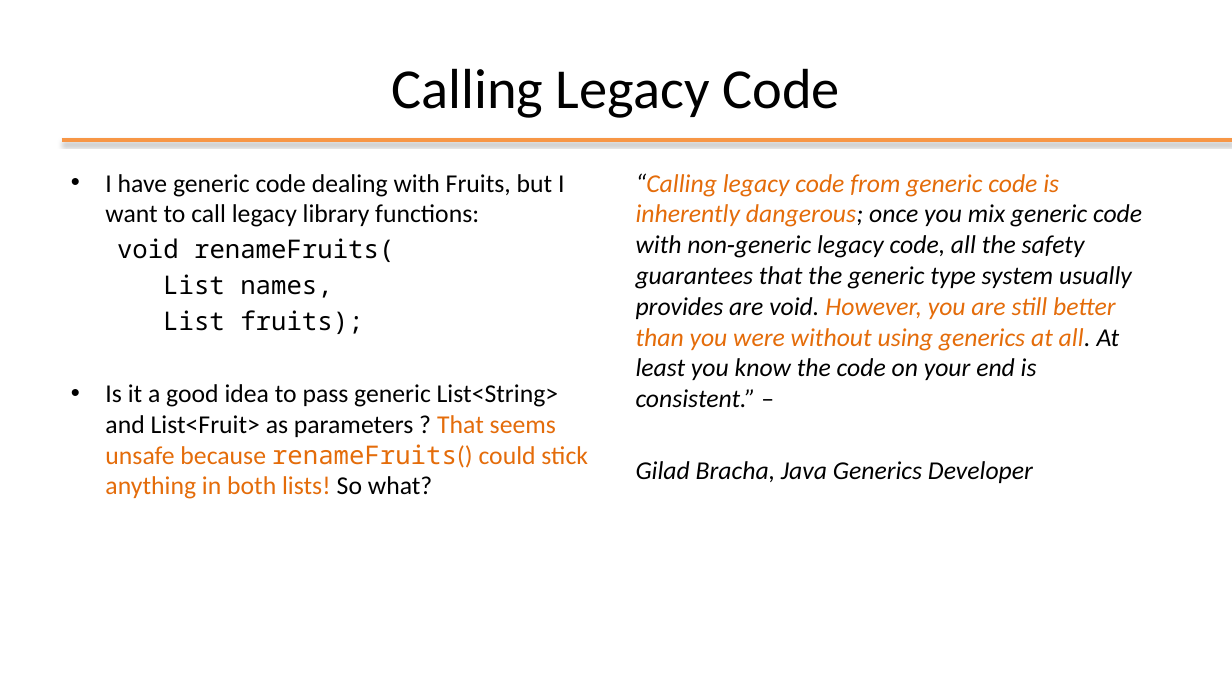
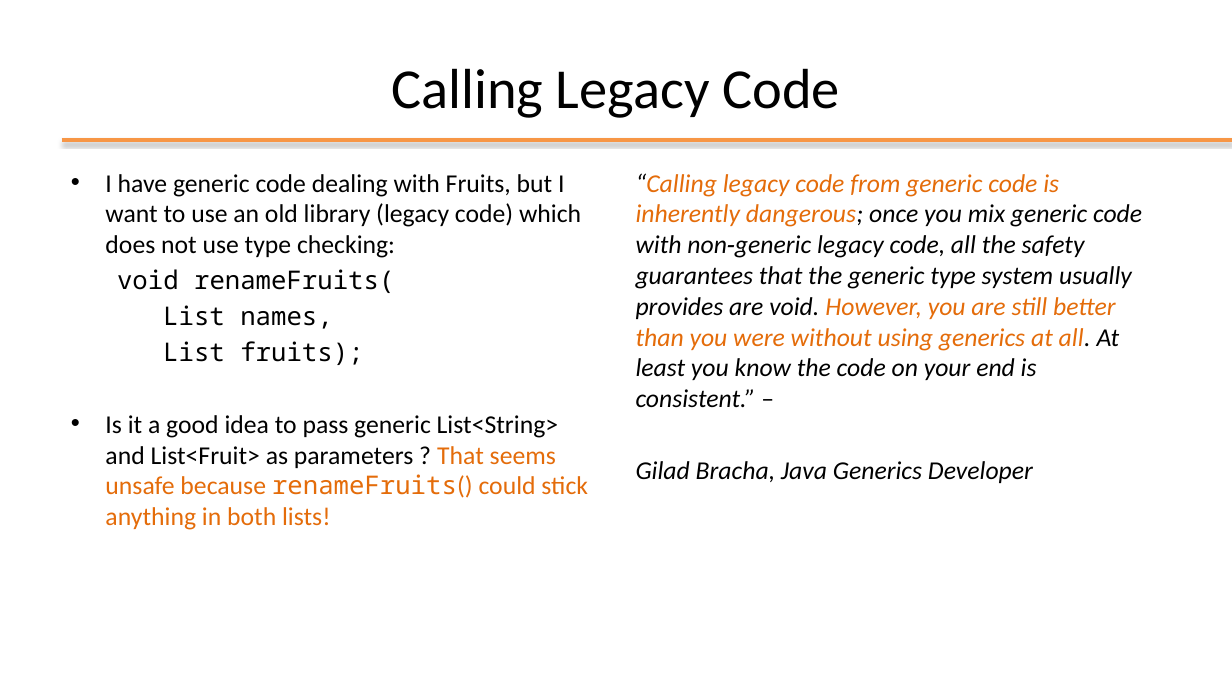
Before and after one commit to plctechnician/ooprogramming, a slide deck: slide 22 of java/slides/ppt/05 - Java Generic Data Structures.pptx (slide 20 before the commit). Drawn at 1232x693 pixels with LibreOffice and Linux fonts; fonts in the diff are those of the drawing; background and template pictures are left out. Boxes give left, top, right and bottom in pixels: in the first picture for what was removed or moved away, otherwise in the second. Text is boxed around its words. In the diff, an @@ line names an element or a change of style, - is before the commit and + after.

```diff
--- a/java/slides/ppt/05 - Java Generic Data Structures.pptx
+++ b/java/slides/ppt/05 - Java Generic Data Structures.pptx
@@ text at box(105, 174, 581, 258): text changed @@
-• I have generic code dealing with Fruits, but I want to call legacy library functions:
+• I have generic code dealing with Fruits, but I want to use an old library (legacy code) which does not use type checking:
@@ text at box(105, 415, 588, 530): text changed; text colour #000000 to #E46C0A @@
-• Is it a good idea to pass generic List<String> and List<Fruit> as parameters ? That seems unsafe because renameFruits() could stick anything in both lists! So what?
+• Is it a good idea to pass generic List<String> and List<Fruit> as parameters ? That seems unsafe because renameFruits() could stick anything in both lists!
```
Also in this commit, not shown: 13 other slides changed, 4 slides added, 2 slides removed, 14 other files.
